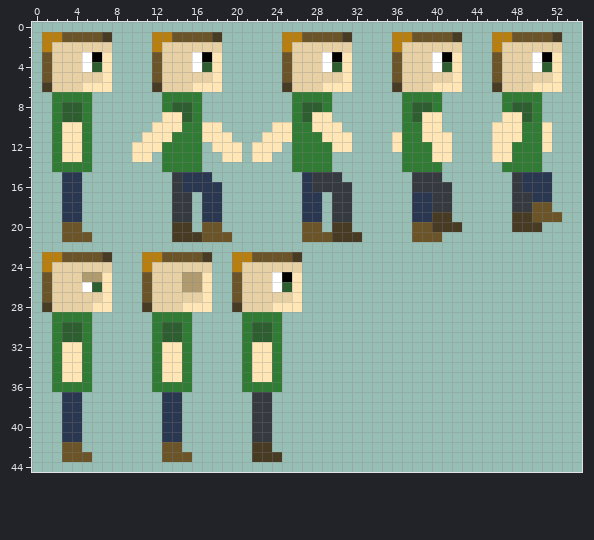
A pixel-art sprite gets an edit: Assets/Sprites/Player/J-bird.png. The picture above was drawn from the file before the commit.
The file is 320x320 pixels, drawn in blocks of 5x5; one block is one cell here. Shown: x 0..54, y 0..44.
The same view after the edit:
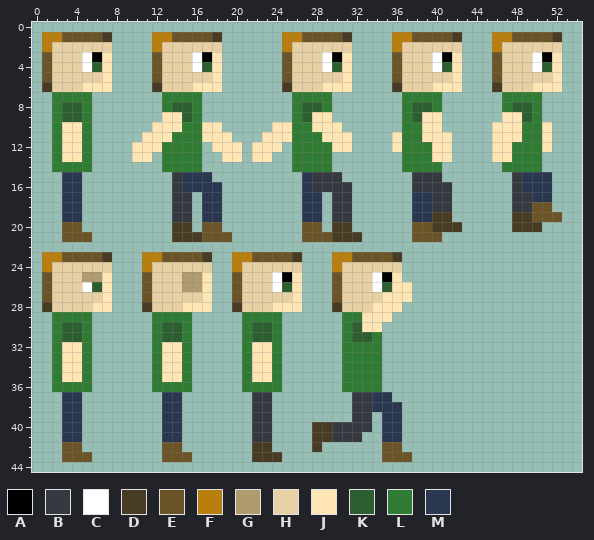
Palette (. is transparent): A #000000  B #353940  C #ffffff  D #473b24  E #6b5427  F #b87f0f  G #b09b6f  H #e7d0a3  J #ffe6b4  K #2d5e2f  L #307c34  M #2a3751
Difference:
@@ x 26..39 @@
 22 ..............
-23 D.............
-24 H.............
-25 J.............
-26 J.............
-27 J.............
-28 J.............
-29 ..............
-30 ..............
-31 ..............
-32 ..............
-33 ..............
-34 ..............
-35 ..............
-36 ..............
-37 ..............
-38 ..............
-39 ..............
-40 ..............
-41 ..............
-42 ..............
-43 ..............
+23 D...FFEEEED...
+24 H...FHHHHHH...
+25 J...EHHHCAJ...
+26 J...EHHHCKJJ..
+27 J...EHHHHJJJ..
+28 J...DHHHJJJ...
+29 .....LLJJJ....
+30 .....LKJJ.....
+31 .....LKKL.....
+32 .....LLLL.....
+33 .....LLLL.....
+34 .....LLLL.....
+35 .....LLLL.....
+36 .....LLLL.....
+37 ......BBMM....
+38 ......BBMMM...
+39 ......BB.MM...
+40 ..DDBBBB.MM...
+41 ..DDBBB..MM...
+42 ..D......EE...
+43 .........EEE..
 44 ..............
Where, in picture pixels (left, top, right, bottom), the same in both pictures:
added: (312, 252, 412, 462)
